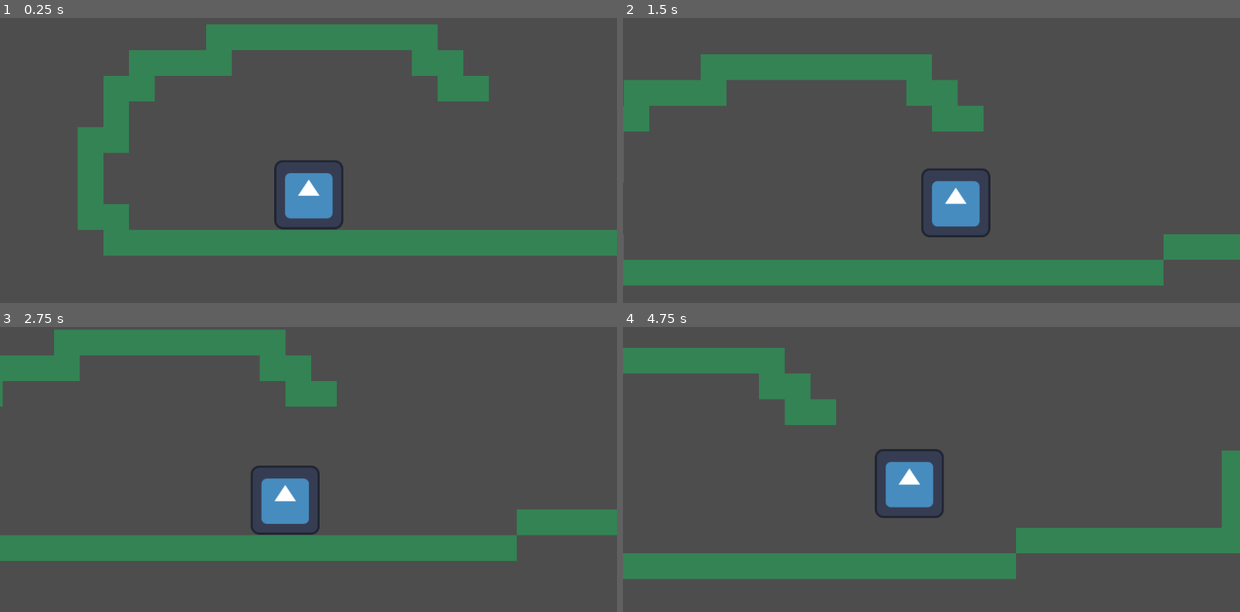
Above: before the commit, frames 1-4 (two rows, left to right).
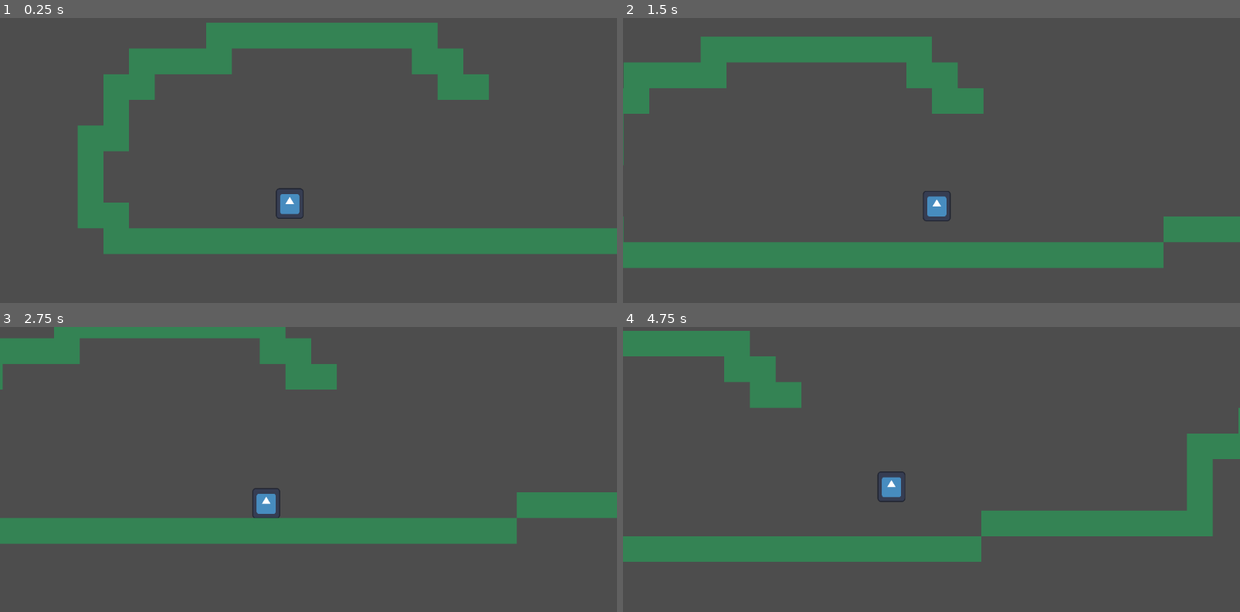
Above: after the commit, the same moments.

Repository: johnf008/sacrifices-must-be-made-john
Game: Godot game, scene res://main.tscn
Same seed, same stepped clock (60 frames per second), same inputs: the game is played once before the commit and once after it. The engine's default icon, where the game draws it, is replaced by a stand-in: a white triangle on a blue panel in a dark square.
Inputs:
- Up to frame 1 (0.25 s): no input
- Up to frame 2 (1.5 s): hold D (right) from 0.53 s (still down); tap Space (jump) at 0.77 s
- Up to frame 3 (2.75 s): tap Space (jump) at 1.52 s; release D (right) at 2.03 s; hold A (left) from 2.03 s (still down)
- Up to frame 4 (4.75 s): release A (left) at 2.78 s; hold D (right) 2.78-4.28 s; tap Space (jump) at 3.02, 3.77, 4.52 s; hold A (left) from 4.28 s (still down)

The runs differ from the first frame. In frame 1, 3.2% of the frame differs, in the area x 12-100%, y 1-84%; in frame 2, 21%, in the area x 0-100%, y 6-94%; in frame 3, 18%; in frame 4, 20%.

Commit message:
six seven

Diff:
--- a/main.tscn
+++ b/main.tscn
@@ -5,7 +5,7 @@
 [ext_resource type="Texture2D" uid="uid://b280jq417uwpe" path="res://green.png" id="3_lquwl"]
 
 [sub_resource type="RectangleShape2D" id="RectangleShape2D_7mycd"]
-size = Vector2(130, 131)
+size = Vector2(53, 56.5)
 
 [sub_resource type="TileSetAtlasSource" id="TileSetAtlasSource_272bh"]
 texture = ExtResource("3_lquwl")
@@ -1094,12 +1094,12 @@
 script = ExtResource("1_h2yge")
 
 [node name="Sprite2D" type="Sprite2D" parent="Player"]
-position = Vector2(0.5, -0.5)
-scale = Vector2(1.0078125, 1.0078125)
+position = Vector2(-34.99999, 5.5)
+scale = Vector2(0.40625018, 0.44531247)
 texture = ExtResource("2_1bvp3")
 
 [node name="CollisionShape2D" type="CollisionShape2D" parent="Player"]
-position = Vector2(0, -0.5)
+position = Vector2(-34.5, 4.25)
 shape = SubResource("RectangleShape2D_7mycd")
 
 [node name="Camera2D" type="Camera2D" parent="Player"]
